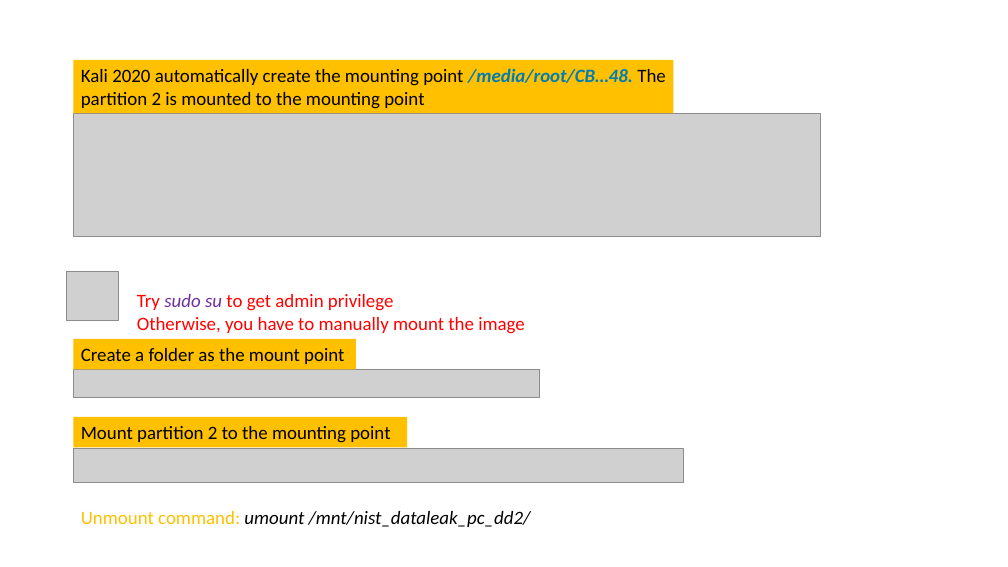
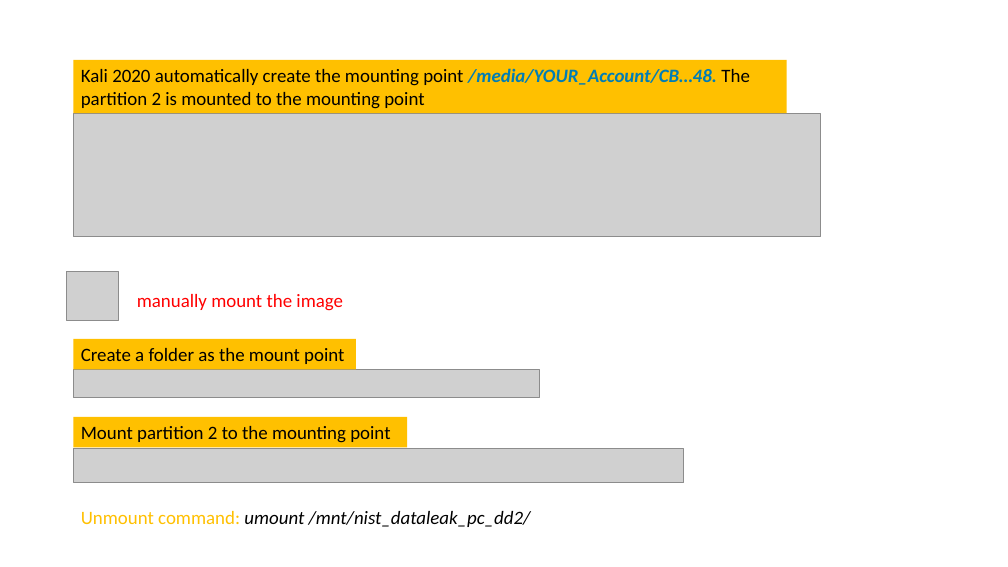
Before and after one commit to frankwxu/digital-forensics-lab, a slide deck: slide 23 of NIST_Data_Leakage_Case/NIST_Data_Leakage_00_Env_Setting.pptx (slide 22 before the commit). Drawn at 1008x567 pixels with LibreOffice and Linux fonts; fonts in the diff are those of the drawing; grey boxes stand for pictures; background and template pictures are left out. Boxes give left, top, right and bottom in pixels: in the first picture for what was removed or moved away, otherwise in the second. Text is boxed around its words. In the diff, an @@ line names an element or a change of style, - is before the commit and + after.

```diff
--- a/NIST_Data_Leakage_Case/NIST_Data_Leakage_00_Env_Setting.pptx
+++ b/NIST_Data_Leakage_Case/NIST_Data_Leakage_00_Env_Setting.pptx
@@ rectangle "Kali 2020 automatically create the ...": place and size @@
-rectangle "Kali 2020 automatically create the ..." at (73,60,674,113)
+rectangle "Kali 2020 automatically create the ..." at (73,60,786,113)
@@ text in rectangle at (81,68,750,109): text changed @@
-Kali 2020 automatically create the mounting point /media/root/CB…48. The partition 2 is mounted to the mounting point
+Kali 2020 automatically create the mounting point /media/YOUR_Account/CB…48. The partition 2 is mounted to the mounting point
@@ text at (137,294,343,311): text changed @@
-Try sudo su to get admin privilege
-Otherwise, you have to manually mount the image
+manually mount the image
```
Also in this commit, not shown: 1 other slide changed, 1 slide added.
